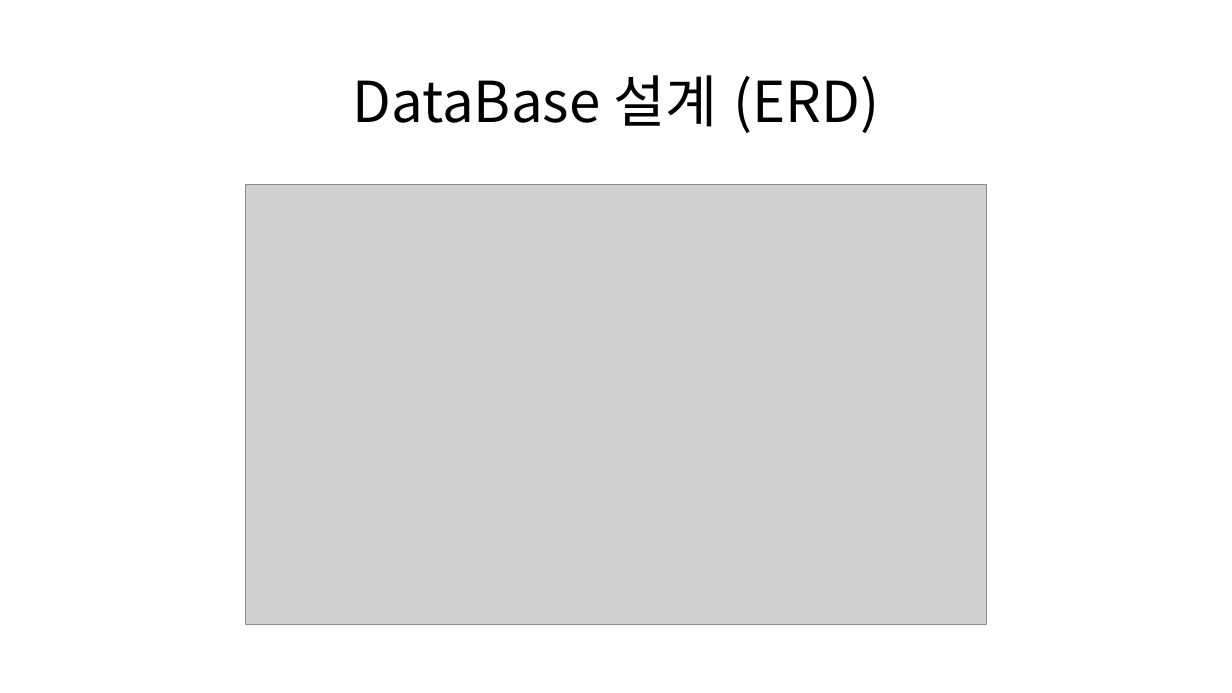
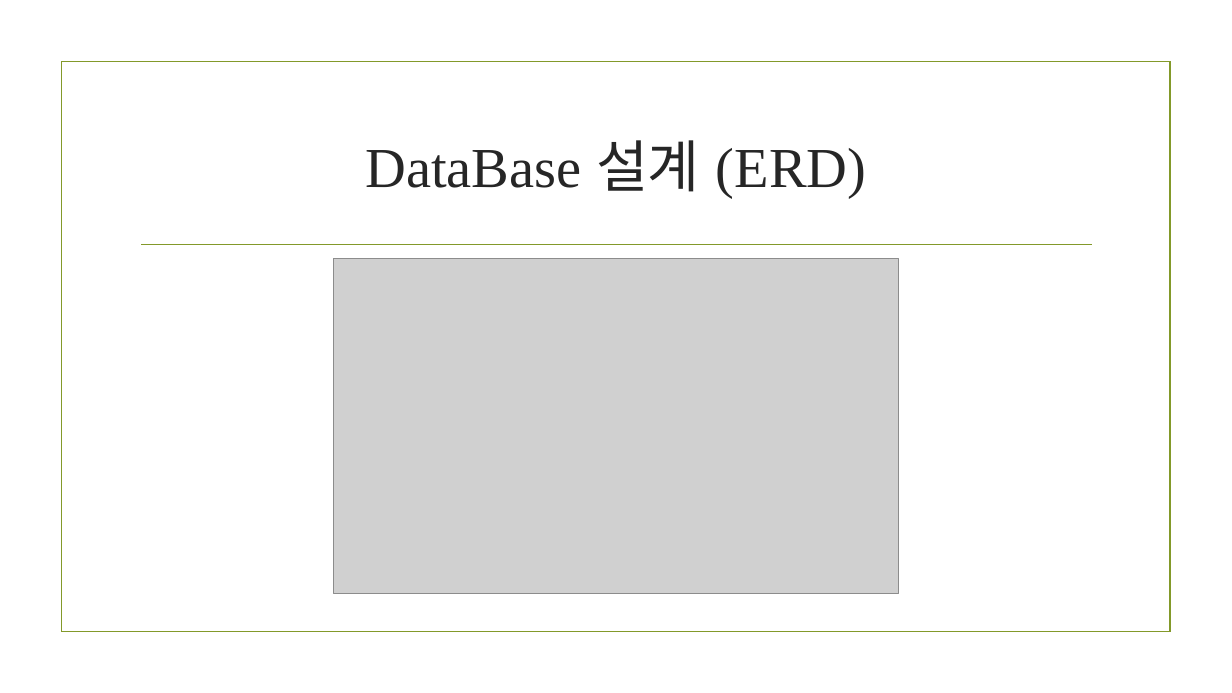
Before and after one commit to himediaai/YoungGuk, a slide deck: slide 4 of BOOK SHOPPING MALL 기획안.pptx (slide 3 before the commit). Drawn at 1232x693 pixels with LibreOffice and Linux fonts; fonts in the diff are those of the drawing; grey boxes stand for pictures; background and template pictures are left out. Boxes give left, top, right and bottom in pixels: in the first picture for what was removed or moved away, otherwise in the second. Text is boxed around its words. In the diff, an @@ line names an element or a change of style, - is before the commit and + after.

```diff
--- a/BOOK SHOPPING MALL 기획안.pptx
+++ b/BOOK SHOPPING MALL 기획안.pptx
@@ rectangle added at (61,62,1170,632), outline #83992A 1.25 pt @@
@@ title "DataBase 설계 (ERD)": place and size @@
-title "DataBase 설계 (ERD)" at (352,75,879,133)
+title "DataBase 설계 (ERD)" at (365,140,866,198)
@@ title "DataBase 설계 (ERD)" at (365,140,866,198): font Noto Sans CJK KR to Times New Roman, text colour #000000 to #262626; line spacing 0.9 to 1 @@
@@ line added from (141, 245) to (1092, 245), #83992A 1.25 pt @@
@@ picture: place and size @@
-picture at (246,185,987,625)
+picture at (334,259,899,594)
```
Also in this commit, not shown: 3 other slides changed, 1 slide added.
